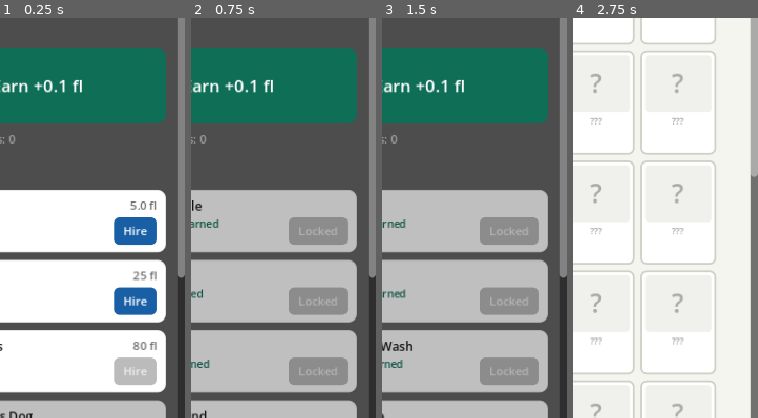
Above: before the commit, frames 1-4 (left to right).
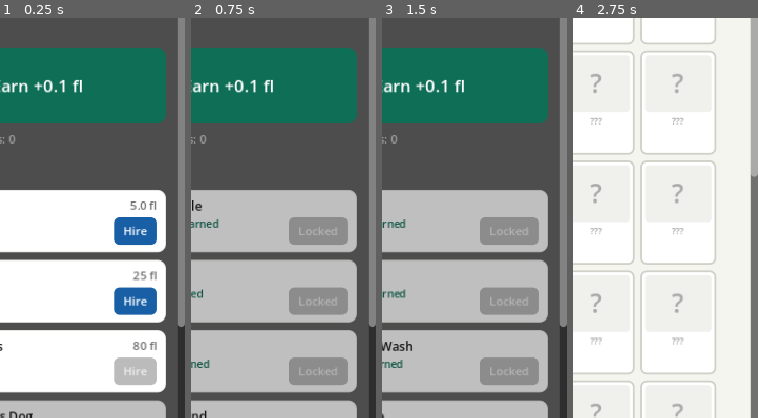
Above: after the commit, the same moments.

Repository: Funfetsunk/Idle-Trading-Cards
Game: Godot game, scene res://scenes/Main.tscn
Same seed, same stepped clock (60 frames per second), same inputs: the game is played once before the commit and once after it.
Inputs:
- Up to frame 1 (0.25 s): no input
- Up to frame 2 (0.75 s): click "Next >" at 0.5 s
- Up to frame 3 (1.5 s): click "Next >" at 1.25 s
- Up to frame 4 (2.75 s): click "📚 Floridex — 0 / 76 cards" at 2 s
The pictures show only the part of the screen within x 50-100%, y 22-72%; the shares and areas given below are measured in that part.

The runs differ from the first frame. In frame 1, 0.5% of the frame differs, in the area x 96-100%, y 64-78%; in frame 2, 0.5%; in frame 3, 0.5%; in frame 4, nothing differs.

Commit message:
Mobile layout polish: smaller pack reveal cards, touch input fixes

Diff:
--- a/project.godot
+++ b/project.godot
@@ -28,7 +28,9 @@
 window/size/viewport_height=844
 window/stretch/mode="canvas_items"
 window/stretch/aspect="expand"
+window/handheld/orientation=1
 
 [rendering]
 
 renderer/rendering_method="mobile"
+textures/vram_compression/import_etc2_astc=true
--- a/scripts/CardWidgets.gd
+++ b/scripts/CardWidgets.gd
@@ -295,7 +295,7 @@
 	move_vbox.add_child(lbl_move_desc)
 
 # ── SmallCard ─────────────────────────────────────────────────────────────────
-# Compact card thumbnail for pack reveal (100×150)
+# Compact card thumbnail for pack reveal — sized to fit 5 across a mobile screen
 
 static func make_small_card(card: Dictionary, is_dupe: bool = false) -> Control:
 	var rarity  = card.get("rarity", "common")
@@ -307,31 +307,31 @@
 
 	# Root: type colour background, silver border — matches big card pattern
 	var root = PanelContainer.new()
-	root.custom_minimum_size = Vector2(100, 150)
+	root.custom_minimum_size = Vector2(64, 96)
 	var root_style = StyleBoxFlat.new()
 	root_style.bg_color     = bc
 	root_style.border_color = Color("#B0B0B0")
 	root_style.set_border_width_all(2)
-	root_style.set_corner_radius_all(8)
-	root_style.content_margin_left   = 6
-	root_style.content_margin_right  = 6
-	root_style.content_margin_top    = 6
-	root_style.content_margin_bottom = 6
+	root_style.set_corner_radius_all(6)
+	root_style.content_margin_left   = 4
+	root_style.content_margin_right  = 4
+	root_style.content_margin_top    = 4
+	root_style.content_margin_bottom = 4
 	root.add_theme_stylebox_override("panel", root_style)
 
 	var vbox = VBoxContainer.new()
-	vbox.add_theme_constant_override("separation", 4)
+	vbox.add_theme_constant_override("separation", 3)
 	root.add_child(vbox)
 
 	# Art panel — lighter type shade, sits inside coloured card bg
 	var art = PanelContainer.new()
-	art.custom_minimum_size = Vector2(0, 80)
-	art.add_theme_stylebox_override("panel", flat_style(bgc, 6))
+	art.custom_minimum_size = Vector2(0, 50)
+	art.add_theme_stylebox_override("panel", flat_style(bgc, 4))
 	vbox.add_child(art)
 
 	var art_lbl = Label.new()
 	art_lbl.text = card.get("name", "???")[0]
-	art_lbl.add_theme_font_size_override("font_size", 36)
+	art_lbl.add_theme_font_size_override("font_size", 24)
 	art_lbl.add_theme_color_override("font_color", tc)
 	art_lbl.horizontal_alignment = HORIZONTAL_ALIGNMENT_CENTER
 	art_lbl.vertical_alignment   = VERTICAL_ALIGNMENT_CENTER
@@ -341,7 +341,7 @@
 	# Labels sit on the type-coloured background — use foot_tc for contrast
 	var lbl_name = Label.new()
 	lbl_name.text = card.get("name", "???")
-	lbl_name.add_theme_font_size_override("font_size", 10)
+	lbl_name.add_theme_font_size_override("font_size", 8)
 	lbl_name.add_theme_color_override("font_color", foot_tc)
 	lbl_name.horizontal_alignment = HORIZONTAL_ALIGNMENT_CENTER
 	lbl_name.autowrap_mode = TextServer.AUTOWRAP_WORD_SMART
@@ -349,7 +349,7 @@
 
 	var lbl_rarity = Label.new()
 	lbl_rarity.text = CardDatabase.RARITY_LABELS.get(rarity, "Common")
-	lbl_rarity.add_theme_font_size_override("font_size", 9)
+	lbl_rarity.add_theme_font_size_override("font_size", 7)
 	lbl_rarity.add_theme_color_override("font_color", Color(foot_tc.r, foot_tc.g, foot_tc.b, 0.7))
 	lbl_rarity.horizontal_alignment = HORIZONTAL_ALIGNMENT_CENTER
 	vbox.add_child(lbl_rarity)
@@ -357,7 +357,7 @@
 	if is_dupe:
 		var lbl_dupe = Label.new()
 		lbl_dupe.text = "DUPE"
-		lbl_dupe.add_theme_font_size_override("font_size", 9)
+		lbl_dupe.add_theme_font_size_override("font_size", 7)
 		lbl_dupe.add_theme_color_override("font_color", foot_tc)
 		lbl_dupe.horizontal_alignment = HORIZONTAL_ALIGNMENT_CENTER
 		vbox.add_child(lbl_dupe)
@@ -365,7 +365,7 @@
 	var variation = card.get("variation", "normal")
 	if variation != "normal":
 		var lbl_var = Label.new()
-		lbl_var.text = "✨ SHINY" if variation == "shiny" else "🎨 FULL ART"
+		lbl_var.text = "✨" if variation == "shiny" else "🎨"
 		lbl_var.add_theme_color_override("font_color", Color(foot_tc.r, foot_tc.g, foot_tc.b, 0.85))
 		lbl_var.add_theme_font_size_override("font_size", 8)
 		lbl_var.horizontal_alignment = HORIZONTAL_ALIGNMENT_CENTER
@@ -387,6 +387,7 @@
 
 	var root = PanelContainer.new()
 	root.custom_minimum_size = Vector2(80, 110)
+	root.mouse_filter = Control.MOUSE_FILTER_PASS
 	var dex_style = StyleBoxFlat.new()
 	dex_style.bg_color     = bc if is_owned else Color.WHITE
 	dex_style.border_color = Color("#B0B0B0") if is_owned else Color("#D0D0C8")
@@ -404,6 +405,7 @@
 
 	var art = PanelContainer.new()
 	art.custom_minimum_size = Vector2(0, 60)
+	art.mouse_filter = Control.MOUSE_FILTER_PASS
 	art.add_theme_stylebox_override("panel", flat_style(bgc, 4))
 	vbox.add_child(art)
 
--- a/scripts/Floridex.gd
+++ b/scripts/Floridex.gd
@@ -149,6 +149,8 @@
 func _on_card_gui_input(event: InputEvent, card: Dictionary) -> void:
 	if event is InputEventMouseButton and event.pressed and event.button_index == MOUSE_BUTTON_LEFT:
 		card_selected.emit(card)
+	elif event is InputEventScreenTouch and event.pressed:
+		card_selected.emit(card)
 
 func _on_filter(f: String) -> void:
 	_filter = f
--- a/scripts/Main.gd
+++ b/scripts/Main.gd
@@ -415,15 +415,11 @@
 	_latest_pull_header.horizontal_alignment = HORIZONTAL_ALIGNMENT_CENTER
 	section.add_child(_latest_pull_header)
 
-	var scroll = ScrollContainer.new()
-	scroll.custom_minimum_size      = Vector2(0, 160)
-	scroll.vertical_scroll_mode     = ScrollContainer.SCROLL_MODE_DISABLED
-	scroll.size_flags_horizontal    = Control.SIZE_EXPAND_FILL
-	section.add_child(scroll)
-
 	_latest_pull_container = HBoxContainer.new()
-	_latest_pull_container.add_theme_constant_override("separation", 8)
-	scroll.add_child(_latest_pull_container)
+	_latest_pull_container.add_theme_constant_override("separation", 6)
+	_latest_pull_container.alignment = BoxContainer.ALIGNMENT_CENTER
+	_latest_pull_container.size_flags_horizontal = Control.SIZE_EXPAND_FILL
+	section.add_child(_latest_pull_container)
 
 # ── Upgrades section ──────────────────────────────────────────────────────────
 
Not shown, changed: .gitignore
